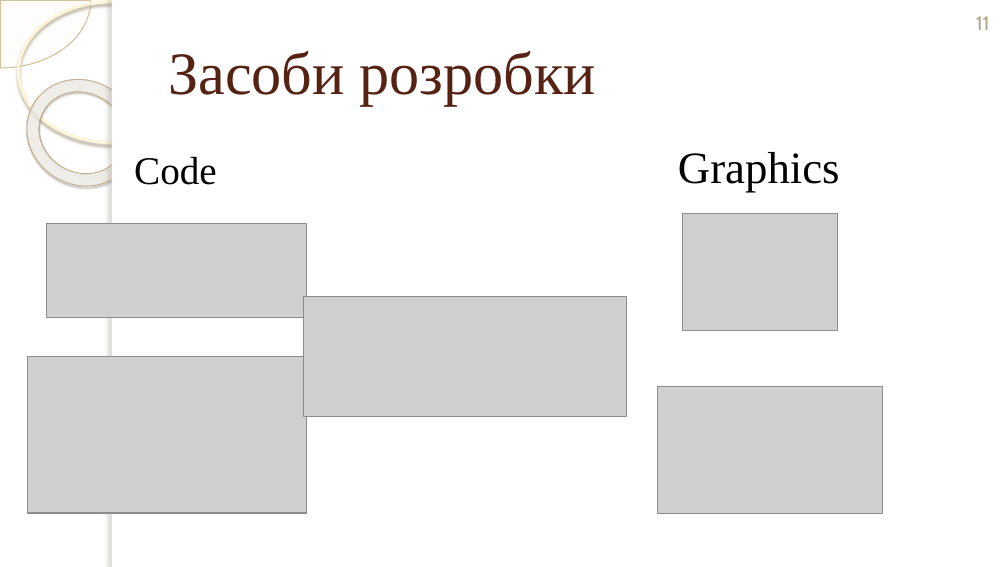
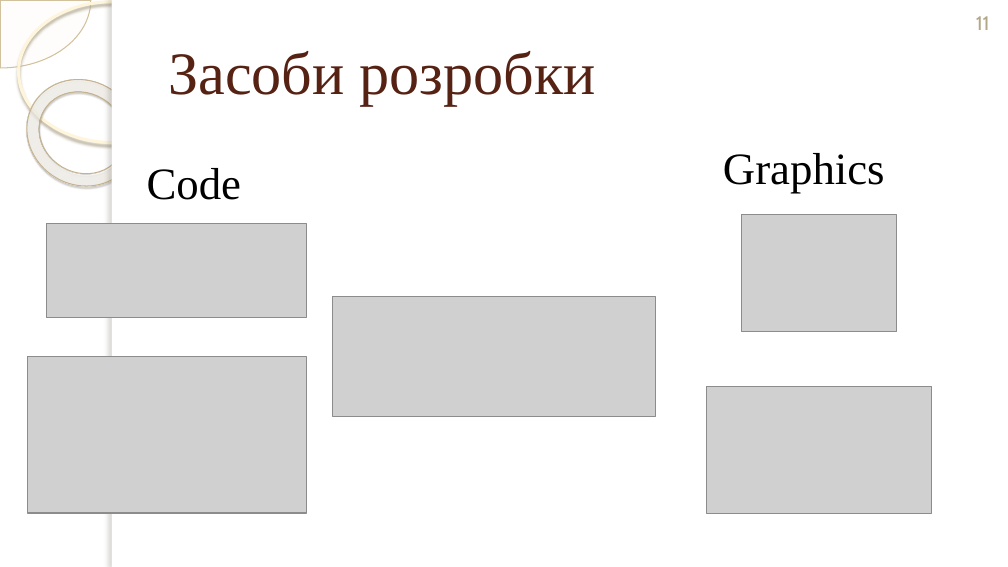
Before and after one commit to mcmcmax437/3D-RPG-Diploma-Thesis, a slide deck: slide 11 of Documents/Презентація/Презентація_Терешкович_ІТ-02_Захист.pptx. Drawn at 1008x567 pixels with LibreOffice and Linux fonts; fonts in the diff are those of the drawing; grey boxes stand for pictures; background and template pictures are left out. Boxes give left, top, right and bottom in pixels: in the first picture for what was removed or moved away, otherwise in the second. Text is boxed around its words. In the diff, an @@ line names an element or a change of style, - is before the commit and + after.

```diff
--- a/Documents/Презентація/Презентація_Терешкович_ІТ-02_Захист.pptx
+++ b/Documents/Презентація/Презентація_Терешкович_ІТ-02_Захист.pptx
@@ text "Code": place and size @@
-text "Code" at (134, 156, 217, 185)
+text "Code" at (147, 168, 241, 200)
@@ text "Code" at (147, 168, 241, 200): size 28 to 32 pt @@
@@ text "Graphics": place and size @@
-text "Graphics" at (678, 152, 840, 193)
+text "Graphics" at (723, 153, 885, 194)
@@ picture: place and size @@
-picture at (682, 214, 838, 331)
+picture at (741, 215, 896, 332)
@@ picture: place and size @@
-picture at (303, 296, 626, 416)
+picture at (333, 296, 655, 416)
@@ picture: place and size @@
-picture at (657, 386, 883, 513)
+picture at (707, 386, 932, 513)
```
Also in this commit, not shown: 2 other slides changed, 2 slides added, 2 slides removed, 4 other files.
